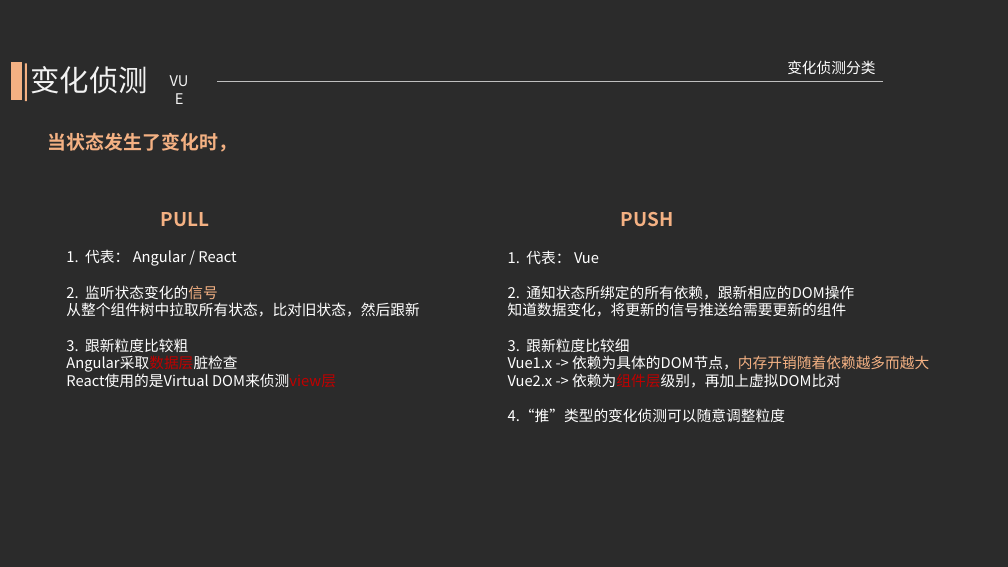
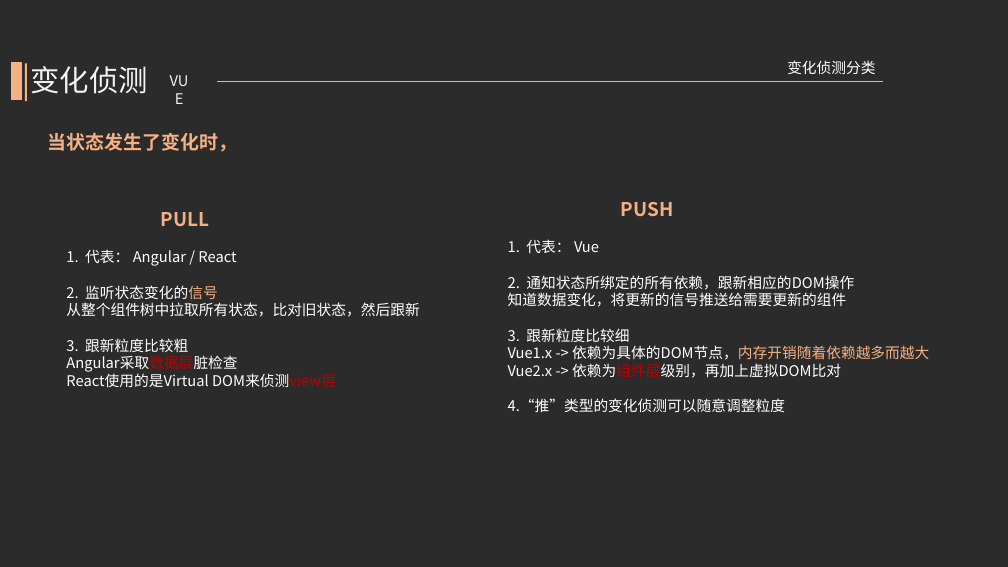
Before and after one commit to kcikkick/mvvm-demo, a slide deck: slide 10 of ppt/mvvm-demo.pptx. Drawn at 1008x567 pixels with LibreOffice and Linux fonts; fonts in the diff are those of the drawing; background and template pictures are left out; a plain dark background stands for a picture behind light text. Boxes give left, top, right and bottom in pixels: in the first picture for what was removed or moved away, otherwise in the second. Text is boxed around its words. In the diff, an @@ line names an element or a change of style, - is before the commit and + after.

```diff
--- a/ppt/mvvm-demo.pptx
+++ b/ppt/mvvm-demo.pptx
@@ text "PUSH": place and size @@
-text "PUSH" at (621, 212, 674, 227)
+text "PUSH" at (621, 202, 674, 217)
@@ text "1. 代表： Vue": place and size @@
-text "1. 代表： Vue" at (508, 250, 929, 422)
+text "1. 代表： Vue" at (508, 239, 929, 412)
```
Also in this commit, not shown: 1 other slide changed.
